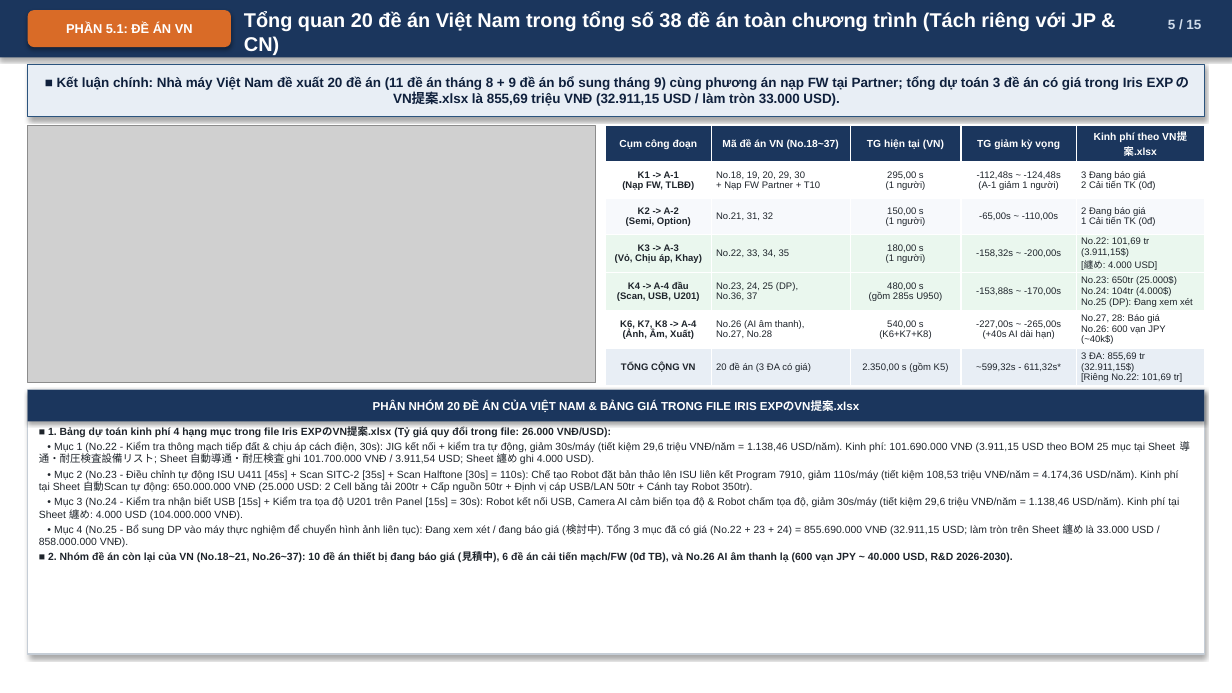
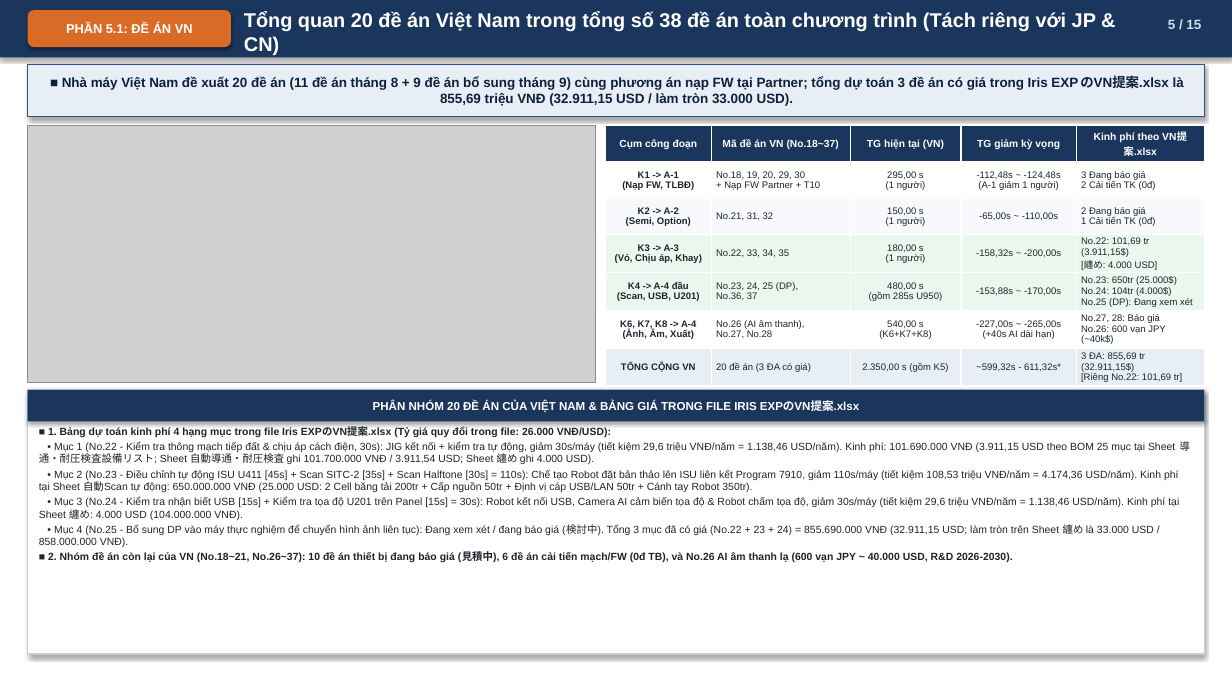
Before and after one commit to Nakazasen/bao_cao_dc_EXPIris, a slide deck: slide 5 of IrisEXP_Bao-cao-de-an-VN.pptx. Drawn at 1232x693 pixels with LibreOffice and Linux fonts; fonts in the diff are those of the drawing; grey boxes stand for pictures. Boxes give left, top, right and bottom in pixels: in the first picture for what was removed or moved away, otherwise in the second. Text is boxed around its words. In the diff, an @@ line names an element or a change of style, - is before the commit and + after.

Commit message:
Remove AI-style meta-labels ('Thuật ngữ gốc Nhật', 'Kết luận chính', row citations) across all slides

```diff
--- a/IrisEXP_Bao-cao-de-an-VN.pptx
+++ b/IrisEXP_Bao-cao-de-an-VN.pptx
@@ text in rectangle at box(62, 75, 1184, 106): text changed @@
-■ Kết luận chính: Nhà máy Việt Nam đề xuất 20 đề án (11 đề án tháng 8 + 9 đề án bổ sung tháng 9) cùng phương án nạp FW tại Partner; tổng dự toán 3 đề án có giá trong Iris EXPのVN提案.xlsx là 855,69 triệu VNĐ (32.911,15 USD / làm tròn 33.000 USD).
+■ Nhà máy Việt Nam đề xuất 20 đề án (11 đề án tháng 8 + 9 đề án bổ sung tháng 9) cùng phương án nạp FW tại Partner; tổng dự toán 3 đề án có giá trong Iris EXPのVN提案.xlsx là 855,69 triệu VNĐ (32.911,15 USD / làm tròn 33.000 USD).
```
Also in this commit, not shown: 13 other slides changed, 2 other files.
